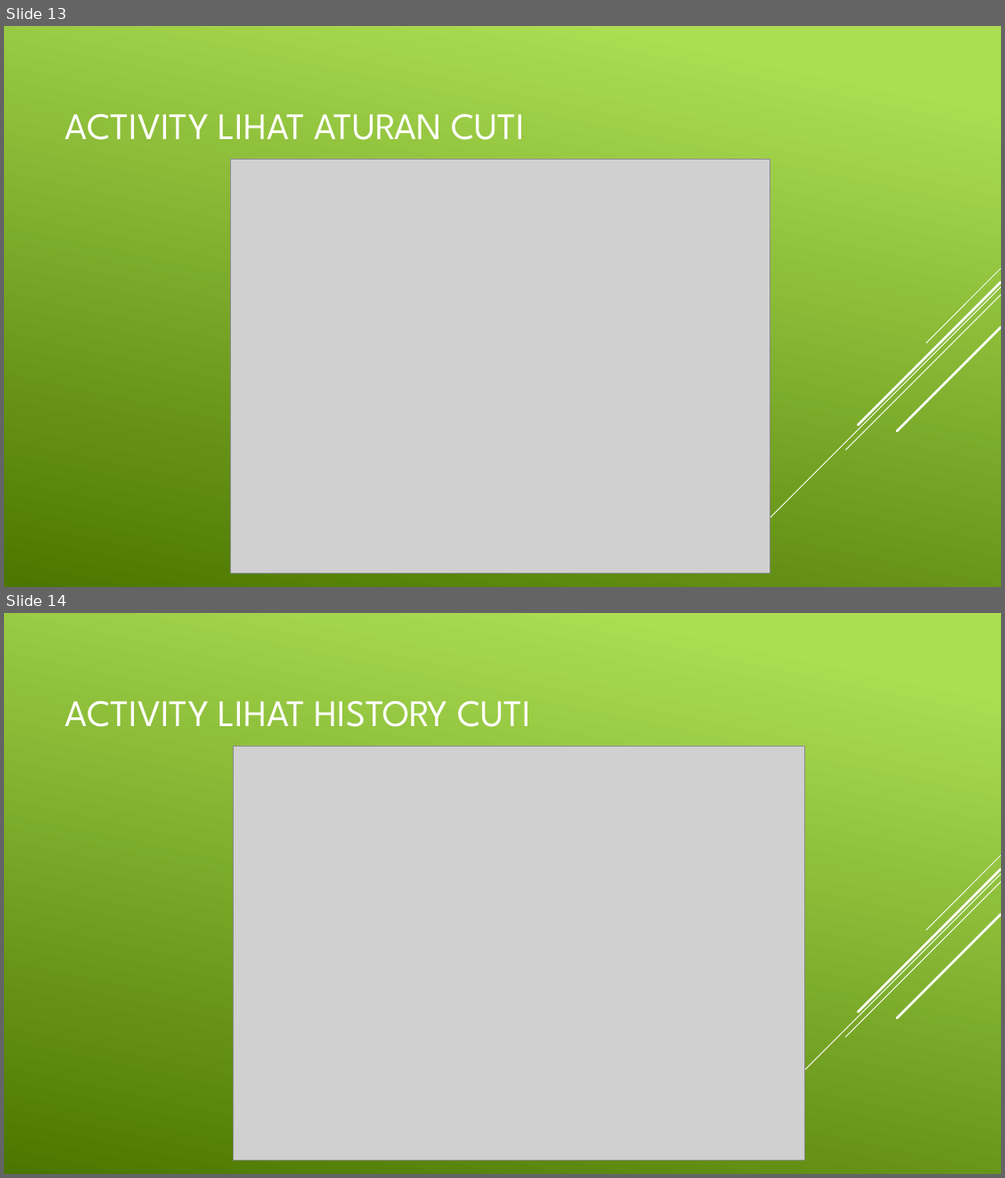
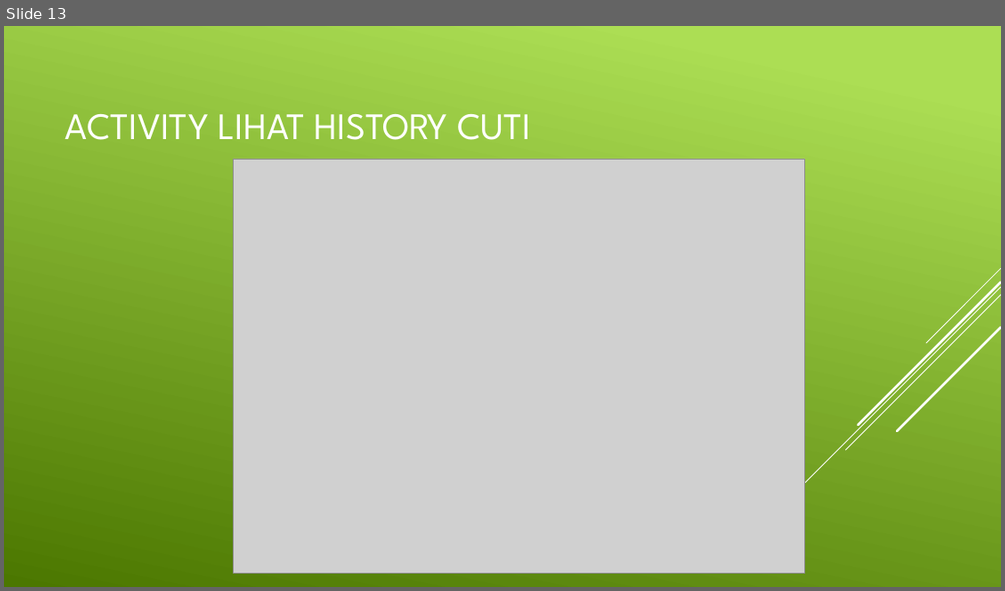
Before and after one commit to felixcandra/AplikasiCuti, a slide deck: Aplikasi Pengajuan Cuti.pptx. Shown one above the other, each under a label of ours: slides 13 and 14 before the commit, slide 13 after it. The pictures are 1005x1178 and 1005x591 pixels, drawn with LibreOffice and Linux fonts; fonts in the diff are those of the drawing; grey boxes stand for pictures. Boxes give left, top, right and bottom in pixels: in the first picture for what was removed or moved away, otherwise in the second. Text is boxed around its words. In the diff, an @@ line names an element or a change of style, - is before the commit and + after.

Commit message:
update ppt update deskripsi & gambar activity employee di laporan update gambar activity manage employee

```diff
--- a/Aplikasi Pengajuan Cuti.pptx
+++ b/Aplikasi Pengajuan Cuti.pptx
@@ slide 13 removed at [4,26,1001,587], background gradient #ACDF55 to #4C7800; not listed: 5 template elements that a slide beside it also shows @@
@@ title removed at [65,114,525,140] @@
-ACTIVITY LIHAT ATURAN CUTI
@@ picture removed at [231,159,769,572] @@
@@ what was slide 14 is now slide 13 @@
```
Also in this commit, not shown: 2 slides changed, 3 slides added, 3 other slides removed, 5 other files.
